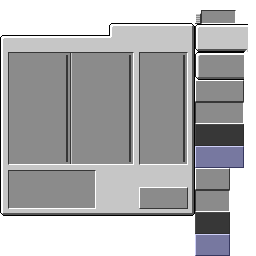
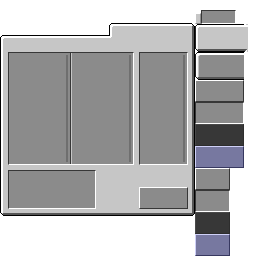
Two versions of the same layered image (w=256, h=256). Layer-by-layer changes:
painted on "Base copy" over box(66, 14, 248, 162)
